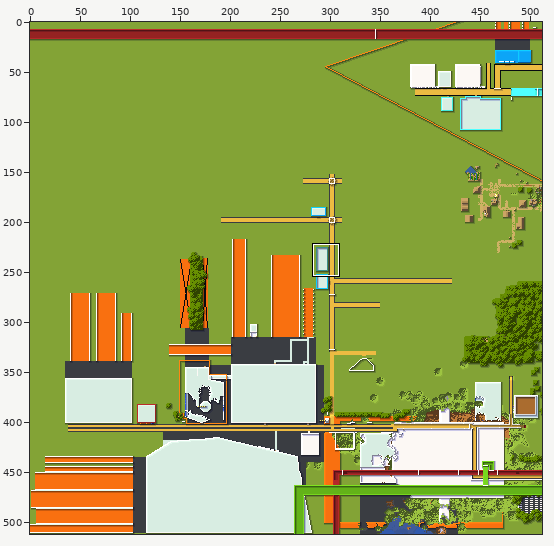
One commit to this sprite sheet: tiles/-1,-2.png. The picture above shows the old version from afar; the outline marks the close-up.
Close-up. The starting point:
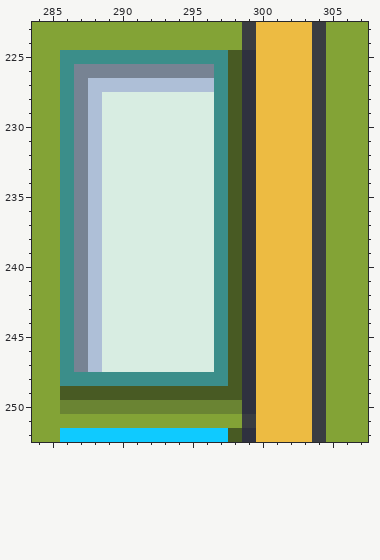
The file is 512x512 pixels. Colours within 5 levels of each other are drawn and written as one. Shown: x 284..307, y 223..252. The commit also changed other parts of the picture, which this record leaves out.
Now the later version:
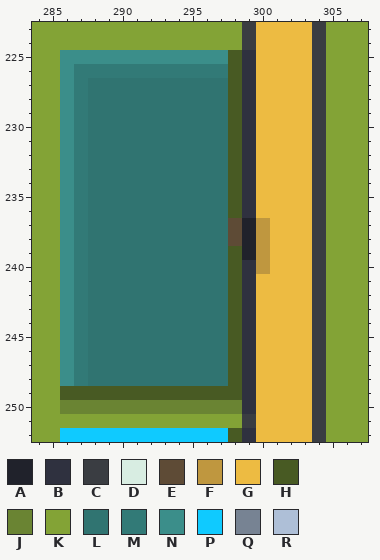
Palette (. is transparent): A #20222b  B #2f313f  C #3a3d42  D #d8ede2  E #5e4b36  F #bf973f  G #edbb42  H #485a23  J #6a8433  K #83a336  L #307471  M #327a77  N #3b8e8a  P #0fcaff  Q #778393  R #aebfd7
The exact change:
Changed rows in their new state; - is an unchanged pixel.
first column x 287:
226 MMMMMMMMMMM---
227 MLLLLLLLLLL---
228 MLLLLLLLLLL---
229 MLLLLLLLLLL---
230 MLLLLLLLLLL---
231 MLLLLLLLLLL---
232 MLLLLLLLLLL---
233 MLLLLLLLLLL---
234 MLLLLLLLLLL---
235 MLLLLLLLLLL---
236 MLLLLLLLLLL---
237 MLLLLLLLLLLEAF
238 MLLLLLLLLLLEAF
239 MLLLLLLLLLL-AF
240 MLLLLLLLLLL--F
241 MLLLLLLLLLL---
242 MLLLLLLLLLL---
243 MLLLLLLLLLL---
244 MLLLLLLLLLL---
245 MLLLLLLLLLL---
246 MLLLLLLLLLL---
247 MLLLLLLLLLL---
248 MLLLLLLLLLL---
Changed places in both close-ups, as pixel boxes (x1, y1, x2, y2):
changed: (74, 64, 270, 386)
